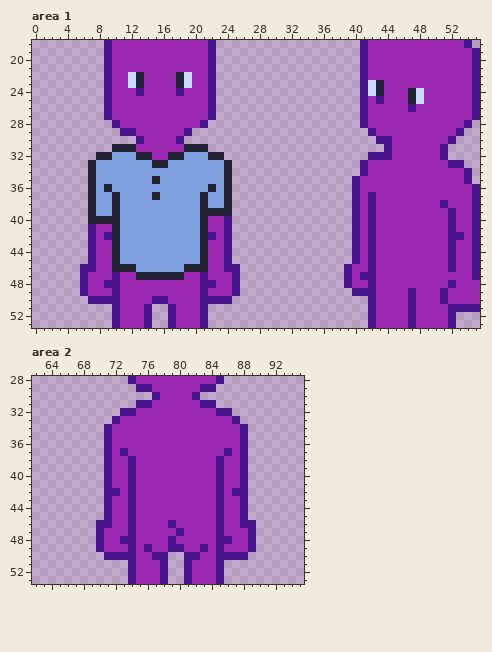
Pixel-art file, stored at RythmRPG/Assets/Art/Sprites/Character/character template.aseprite. The first picture shows the starting point.
224x256 pixels, 1 frame. Colours within 5 levels of each other are drawn and written as one. Shown: area 1: x 0..55, y 18..53; area 2: x 62..95, y 28..53. The commit also changed other parts of the picture, which this record leaves out.
Now the later version:
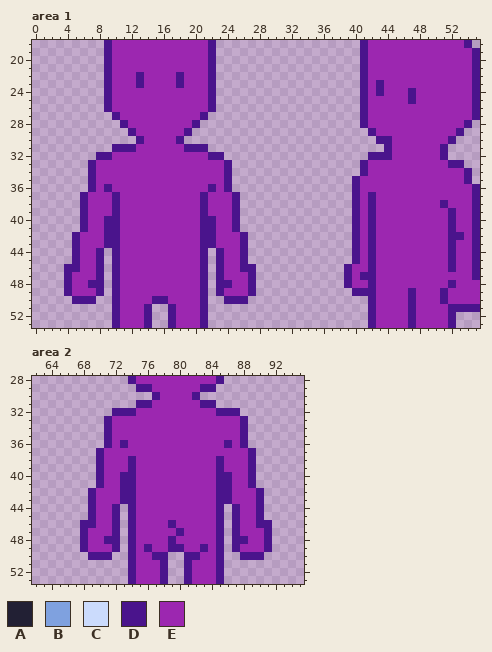
Palette (. is transparent): A #222034  B #7fa1df  C #cbdbfc  D #4a148c  E #9c27b0
Edits made:
layer "eyes" now hidden
layer "Under shirt" now hidden
--- area 1
@@ x 0..55 @@
 21 .........DEEEEEEEEEEEED..................DEEEEEEEEEEEEED
-22 .........DEECAEEEEACEED..................DEEEEEEEEEEEEED
-23 .........DEECAEEEEACEED..................DCAEEEEEEEEEEED
-24 .........DEEEDEEEEDEEED..................DCAEEEACEEEEEED
-25 .........DEEEEEEEEEEEED..................DEDEEEACEEEEEED
-26 .........DEEEEEEEEEEEED..................DEEEEEDEEEEEEED
-27 .........DEEEEEEEEEEEED..................DEEEEEEEEEEEEED
-28 ..........DEEEEEEEEEED...................DEEEEEEEEEEEED.
-29 ...........DDEEEEEED......................DEEEEEEEEEED..
+22 .........DEEEDEEEEDEEED..................DEEEEEEEEEEEEED
+23 .........DEEEDEEEEDEEED..................DEDEEEEEEEEEEED
+24 .........DEEEEEEEEEEEED..................DEDEEEDEEEEEEED
+25 .........DEEEEEEEEEEEED..................DEEEEEDEEEEEEED
+26 .........DEEEEEEEEEEEED..................DEEEEEEEEEEEEED
+27 ..........DEEEEEEEEEED...................DEEEEEEEEEEEEED
+28 ...........DEEEEEEEED....................DEEEEEEEEEEEED.
+29 ............DEEEEEED......................DEEEEEEEEEED..
 30 .............DEEEED........................DDEEEEEEED...
-31 ..........AAAEEEEEEAAA......................DEEEEEED....
-32 ........AABBBAAEEAABBBAA..................DDDEEEEEED....
-33 .......ABBBBBBBAABBBBBBBA................DEEEEEEEEEEDD..
-34 .......ABBBBBBBBBBBBBBBBA................DEEEEEEEEEEEED.
-35 .......ABBBBBBBABBBBBBBBA...............DEEEEEEEEEEEEED.
-36 .......ABABBBBBBBBBBBBABA...............DEEEEEEEEEEEEEED
-37 .......ABBABBBBABBBBBABBA...............DEDEEEEEEEEEEEED
-38 .......ABBABBBBBBBBBBABBA...............DEDEEEEEEEEDEEED
-39 .......ABBABBBBBBBBBBAAAA...............DEDEEEEEEEEEDEED
-40 .......AAAABBBBBBBBBBAEED...............DEDEEEEEEEEEDEED
-41 .......DEEABBBBBBBBBBAEED...............DEDEEEEEEEEEDEED
-42 .......DEDABBBBBBBBBBADED...............DEDEEEEEEEEEDDED
-43 .......DEEABBBBBBBBBBAEED...............DEDEEEEEEEEEDEED
-44 .......DEEABBBBBBBBBBAEED...............DEDEEEEEEEEEDEED
-45 .......DEEABBBBBBBBBBAEED...............DEDEEEEEEEEEDEED
-46 ......DDEEAAABBBBBBAAAEEDD.............DEEDEEEEEEEEEDEED
-47 ......DEEEDEEAAAAAAEEDEEED.............DEDDEEEEEEEEEEEED
-48 ......DEEDDEEEEEEEEEEDDEED.............DEEDEEEEEEEEEDEEE
-49 ......DEEEDEEEEEEEEEEDEEED..............DDDEEEEDEEEDEEEE
-50 .......DDDDEEEEDDEEEEDDDD.................DEEEEDEEEDEEEE
+31 ..........DDDEEEEEEDDD......................DEEEEEED....
+32 ........DDEEEEEEEEEEEEDD..................DDDEEEEEED....
+33 .......DEEEEEEEEEEEEEEEED................DEEEEEEEEEEDD..
+34 .......DEEEEEEEEEEEEEEEED................DEEEEEEEEEEEED.
+35 .......DEEEEEEEEEEEEEEEED...............DEEEEEEEEEEEEED.
+36 .......DEDEEEEEEEEEEEEDED...............DEEEEEEEEEEEEEED
+37 ......DEEEDEEEEEEEEEEDEEED..............DEDEEEEEEEEEEEED
+38 ......DEEEDEEEEEEEEEEDEEED..............DEDEEEEEEEEDEEED
+39 ......DEEEDEEEEEEEEEEDEEED..............DEDEEEEEEEEEDEED
+40 ......DEEDDEEEEEEEEEEDDEED..............DEDEEEEEEEEEDEED
+41 ......DEEDDEEEEEEEEEEDDEED..............DEDEEEEEEEEEDEED
+42 .....DEEEDDEEEEEEEEEEDDEEED.............DEDEEEEEEEEEDDED
+43 .....DEEEDDEEEEEEEEEEDDEEED.............DEDEEEEEEEEEDEED
+44 .....DEED.DEEEEEEEEEED.DEED.............DEDEEEEEEEEEDEED
+45 .....DEED.DEEEEEEEEEED.DEED.............DEDEEEEEEEEEDEED
+46 ....DDEED.DEEEEEEEEEED.DEEDD...........DEEDEEEEEEEEEDEED
+47 ....DEEED.DEEEEEEEEEED.DEEED...........DEDDEEEEEEEEEEEED
+48 ....DEEDD.DEEEEEEEEEED.DDEED...........DEEDEEEEEEEEEDEEE
+49 ....DEEED.DEEEEEEEEEED.DEEED............DDDEEEEDEEEDEEEE
+50 .....DDD..DEEEEDDEEEED..DDD...............DEEEEDEEEDEEEE
 51 ..........DEEED..DEEED....................DEEEEDEEEEDDDD
--- area 2, layer "base"
@@ x 62..95 @@
 31 .............DDEEEEEEDD...........
-32 ...........DDEEEEEEEEEEDD.........
-33 ..........DEEEEEEEEEEEEEED........
+32 ..........DDDEEEEEEEEEEDDD........
+33 .........DEEEEEEEEEEEEEEEED.......
 34 .........DEEEEEEEEEEEEEEEED.......
 35 .........DEEEEEEEEEEEEEEEED.......
-36 .........DEEEEEEEEEEEEEEEED.......
-37 .........DEDEEEEEEEEEEEEDED.......
-38 .........DEEDEEEEEEEEEEDEED.......
-39 .........DEEDEEEEEEEEEEDEED.......
-40 .........DEEDEEEEEEEEEEDEED.......
-41 .........DEEDEEEEEEEEEEDEED.......
-42 .........DDEDEEEEEEEEEEDEDD.......
-43 .........DEEDEEEEEEEEEEDEED.......
-44 .........DEEDEEEEEEEEEEDEED.......
-45 .........DEEDEEEEEEEEEEDEED.......
-46 ........DDEEDEEEEDEEEEEDEEDD......
-47 ........DEEEDEEEEEDEEEEDEEED......
-48 ........DEEDDEEEEDEEEEEDDEED......
-49 ........DEEEDEDEEDDEEDEDEEED......
-50 .........DDDDEEDD..DDEEDDDD.......
+36 .........DEDEEEEEEEEEEEEDED.......
+37 ........DEEEEEEEEEEEEEEEEEED......
+38 ........DEEEDEEEEEEEEEEDEEED......
+39 ........DEEEDEEEEEEEEEEDEEED......
+40 ........DEEDDEEEEEEEEEEDDEED......
+41 ........DEEDDEEEEEEEEEEDDEED......
+42 .......DEEEDDEEEEEEEEEEDDEEED.....
+43 .......DEEEDDEEEEEEEEEEDDEEED.....
+44 .......DEED.DEEEEEEEEEED.DEED.....
+45 .......DEED.DEEEEEEEEEED.DEED.....
+46 ......DDEED.DEEEEDEEEEED.DEEDD....
+47 ......DEEED.DEEEEEDEEEED.DEEED....
+48 ......DEEDD.DEEEEDEEEEED.DDEED....
+49 ......DEEED.DEDEEDDEEDED.DEEED....
+50 .......DDD..DEEDD..DDEED..DDD.....
 51 ............DEEED..DEEED..........
Boxes around the changes in both pictures, in picture pixels (x1, y1, x2, y2):
changed: (64, 72, 256, 304)
changed: (368, 80, 424, 112)
changed: (80, 408, 128, 560)
changed: (224, 408, 272, 560)
